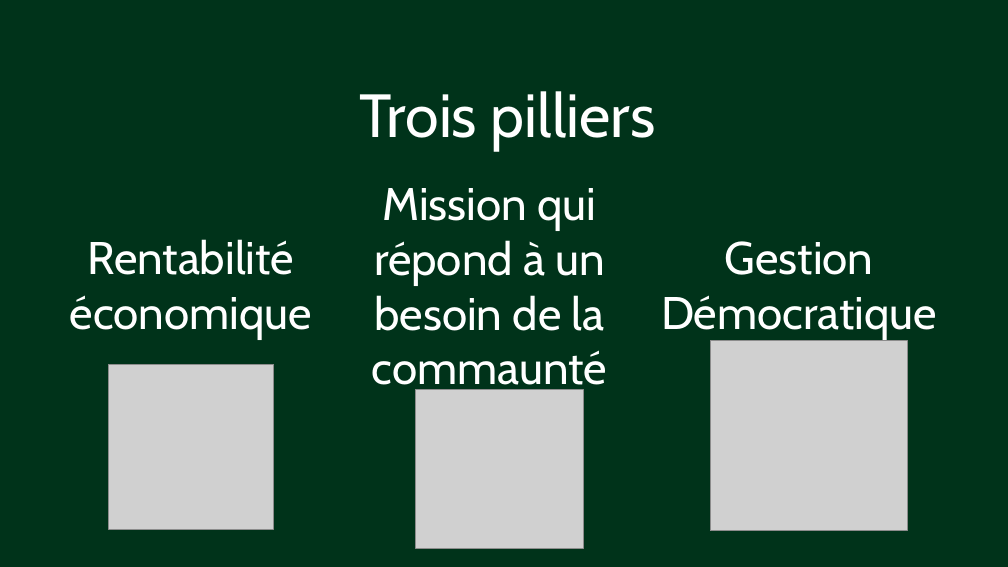
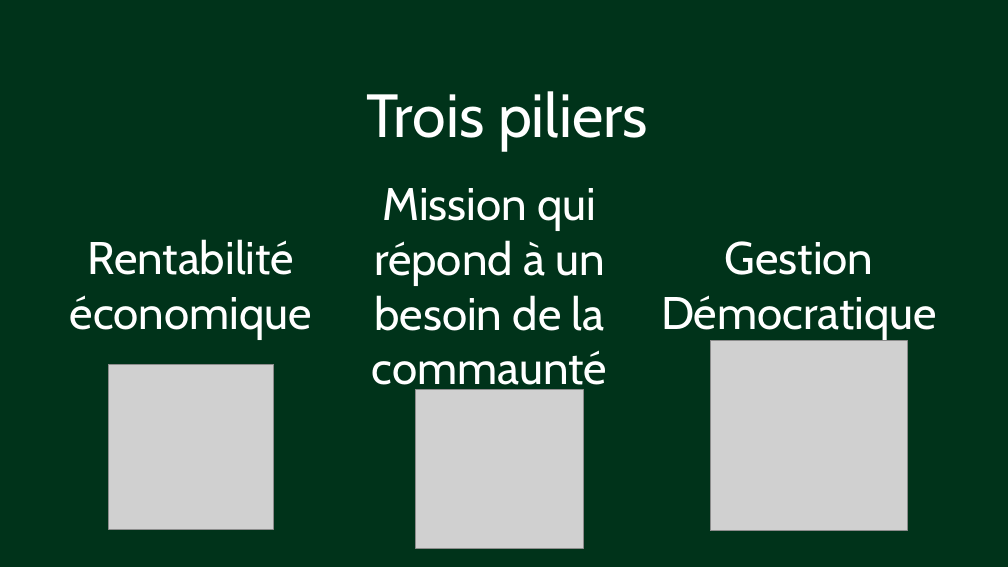
Before and after one commit to JGuiraud/Pres_ESS, a slide deck: slide 11 of ESS_presentationJerome.odp. Drawn at 1008x567 pixels with LibreOffice and Linux fonts; fonts in the diff are those of the drawing; grey boxes stand for pictures. Boxes give left, top, right and bottom in pixels: in the first picture for what was removed or moved away, otherwise in the second. Text is boxed around its words. In the diff, an @@ line names an element or a change of style, - is before the commit and + after.

Commit message:
fix typo

```diff
--- a/ESS_presentationJerome.odp
+++ b/ESS_presentationJerome.odp
@@ text at box(367, 91, 648, 151): text changed @@
-Trois pilliers
+Trois piliers
```
